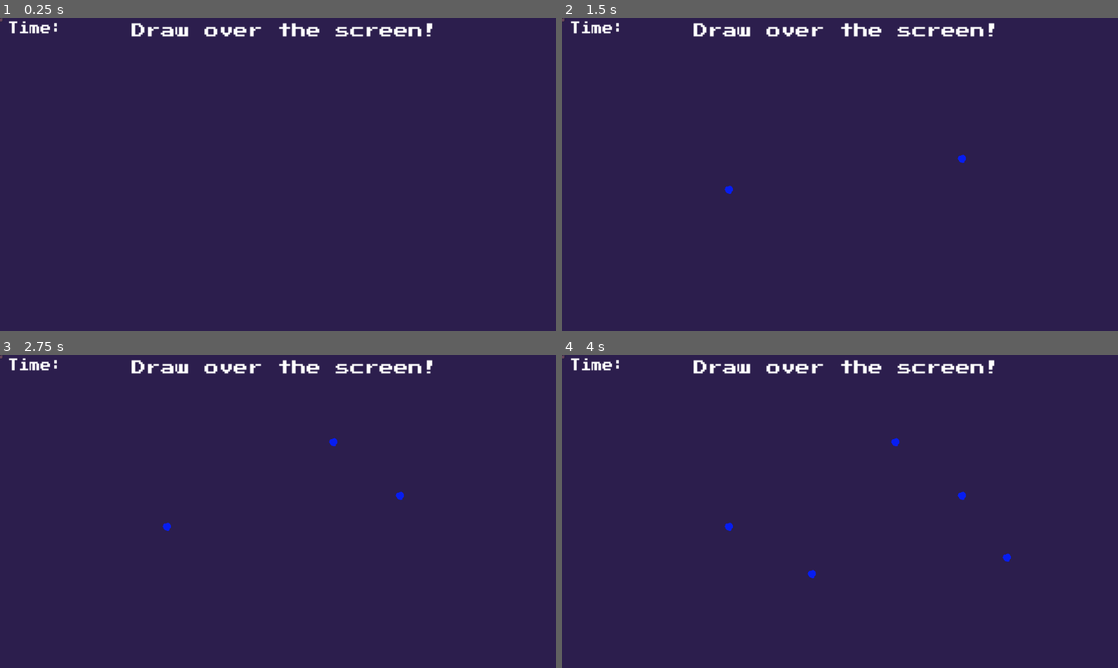
Above: before the commit, frames 1-4 (two rows, left to right).
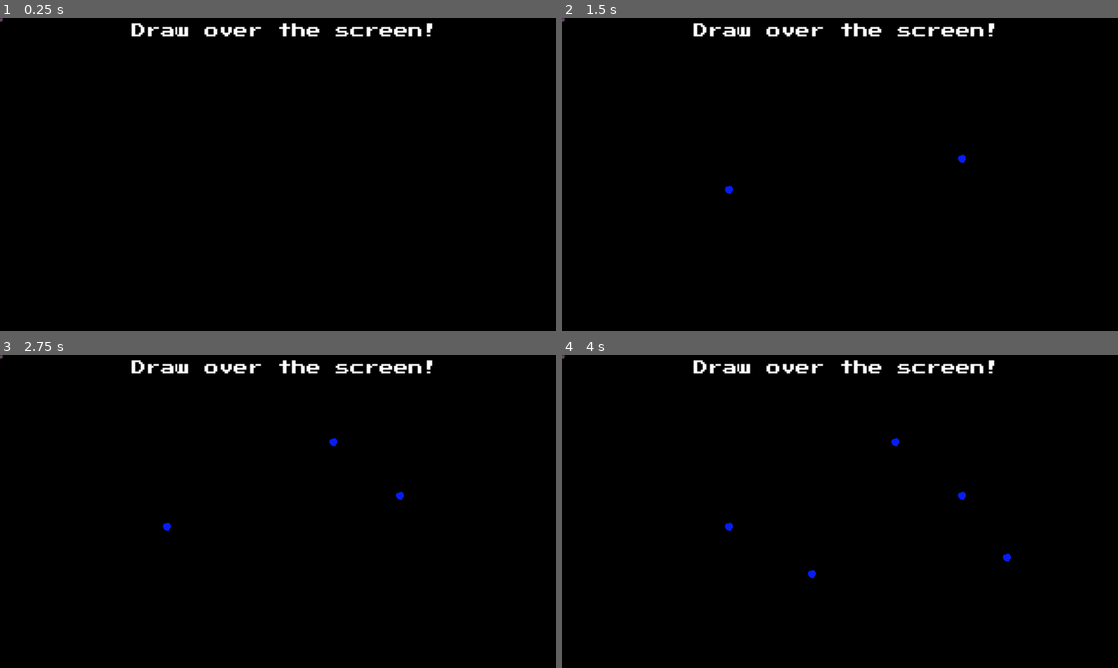
Above: after the commit, the same moments.

Repository: kwrightsk/game-jam-january-2026
Game: Godot game, scene res://Scenes/colouring_book.tscn
Two runs of this game, one before a commit and one after it. Both use one fixed random seed, a clock stepped at 60 frames per second and the inputs below. This scene is started directly instead of the project's main scene.
Inputs (mouse positions are in pixels of both pictures, inside the frame that each line leads up to):
- Up to frame 1 (0.25 s): no input
- Up to frame 2 (1.5 s): tap Enter at 0.5 s; move the mouse to (962, 158) at 0.52 s; press the mouse at (962, 158) at 0.53 s; tap Space at 1.25 s; move the mouse to (728, 190) at 1.27 s; release the mouse at (728, 190) at 1.28 s; click (728, 190) at 1.35 s
- Up to frame 3 (2.75 s): tap Enter at 2 s; move the mouse to (333, 442) at 2.02 s; press the mouse at (333, 442) at 2.03 s
- Up to frame 4 (4 s): tap Space at 2.75 s; move the mouse to (812, 574) at 2.77 s; release the mouse at (812, 574) at 2.78 s; click (812, 574) at 2.85 s; tap Enter at 3.5 s; move the mouse to (1006, 558) at 3.52 s; press the mouse at (1006, 558) at 3.53 s

The runs differ from the first frame. In frame 1, 99% of the frame differs, in the area x 0-100%, y 0-100%; in frame 2, 99%; in frame 3, 99%; in frame 4, 99%.

Commit message:
changed background to black and hid timer label

Diff:
--- a/Scenes/colouring_book.tscn
+++ b/Scenes/colouring_book.tscn
@@ -27,7 +27,7 @@
 grow_horizontal = 2
 grow_vertical = 2
 scale = Vector2(16.04, 1)
-color = Color(0.171, 0.12, 0.3, 1)
+color = Color(0, 0, 0, 1)
 
 [node name="MinigamePrompt" type="Label" parent="Background/ColorRect"]
 layout_direction = 1
@@ -46,6 +46,7 @@
 text = "Draw over the screen!"
 
 [node name="TimeLabel" type="Label" parent="Background/ColorRect"]
+visible = false
 layout_mode = 0
 offset_left = 0.935162
 offset_top = 7.0
Not shown: 1 places in Scenes/colour_picker.tscn that only renumber resources
Not shown: 1 places in Scenes/interactable_colour.tscn that only renumber resources
Not shown: 1 places in Scenes/main_level.tscn that only renumber resources
Not shown: 1 places in game-over-screen.tscn that only renumber resources
